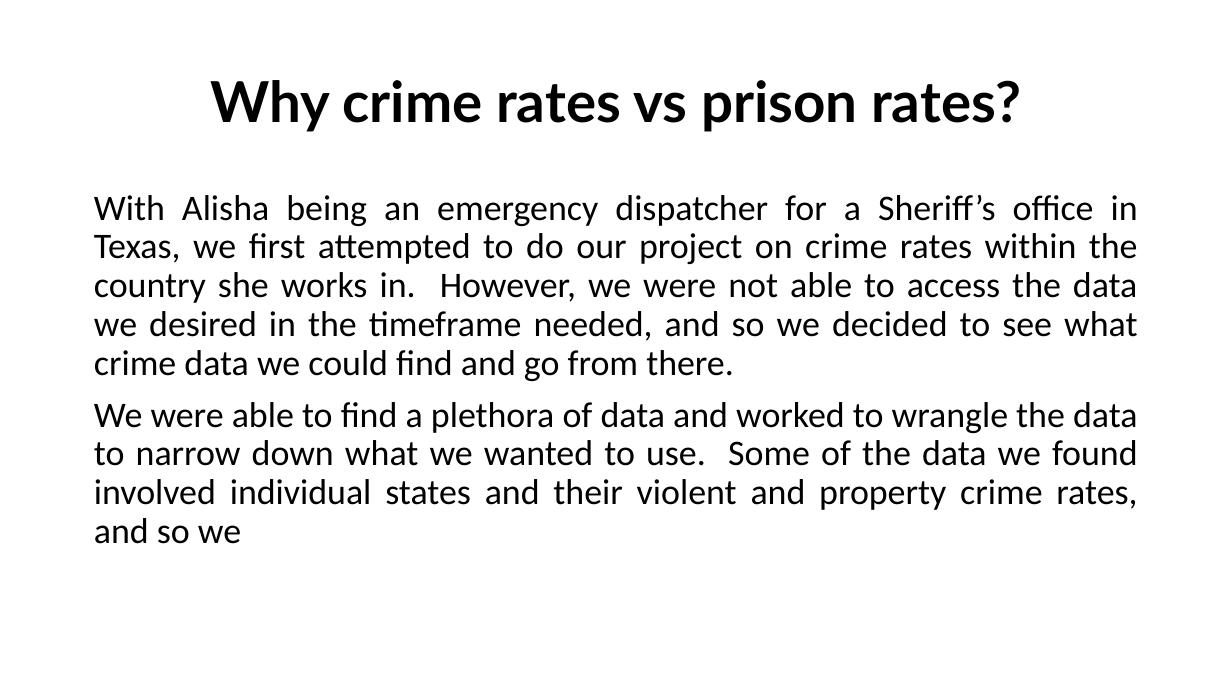
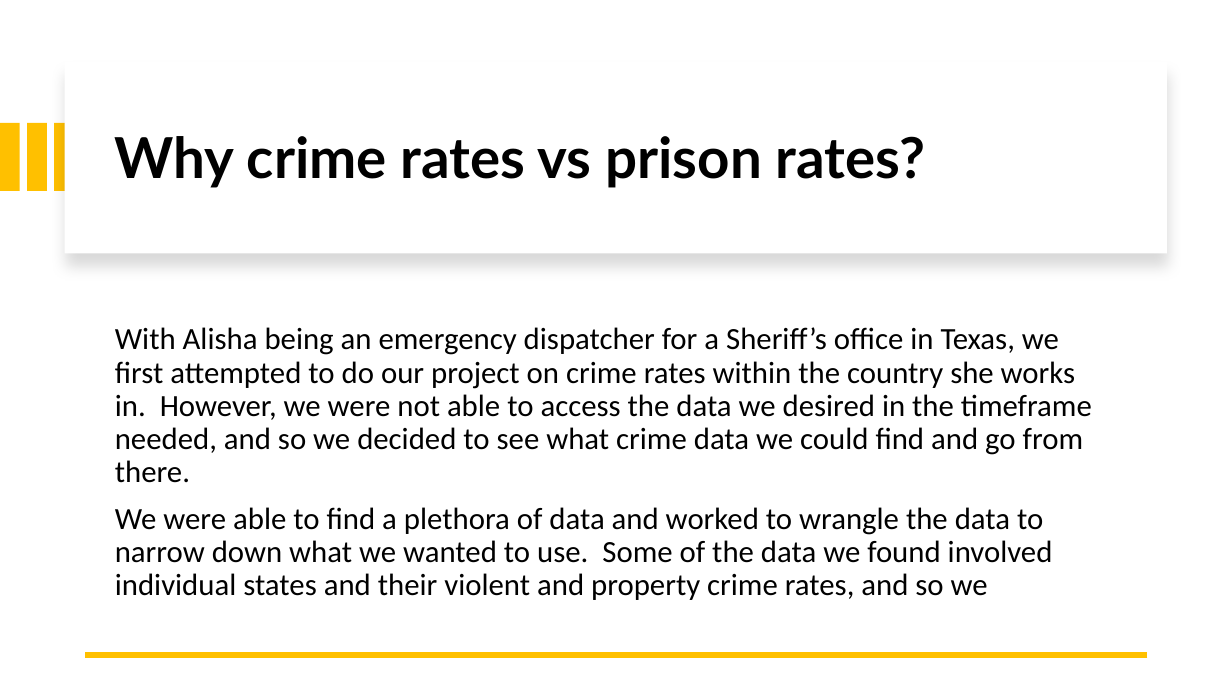
Before and after one commit to Mt122606/Curous-Conquers-, a slide deck: slide 5 of CuriousConquersProject/ProjectPowerpoint.pptx. Drawn at 1232x693 pixels with LibreOffice and Linux fonts; fonts in the diff are those of the drawing. Boxes give left, top, right and bottom in pixels: in the first picture for what was removed or moved away, otherwise in the second. Text is boxed around its words. In the diff, an @@ line names an element or a change of style, - is before the commit and + after.

```diff
--- a/CuriousConquersProject/ProjectPowerpoint.pptx
+++ b/CuriousConquersProject/ProjectPowerpoint.pptx
@@ rectangle added at [65,62,1167,253], fill #FFFFFF @@
@@ title "Why crime rates vs prison ...": place and size @@
-title "Why crime rates vs prison ..." at [210,80,1021,132]
+title "Why crime rates vs prison ..." at [115,136,926,188]
@@ title "Why crime rates vs prison ..." at [115,136,926,188]: alignment centre to left @@
@@ rectangle added at [0,123,19,191], fill #FFC000 @@
@@ rectangle added at [27,123,46,191], fill #FFC000 @@
@@ rectangle added at [55,123,74,191], fill #FFC000 @@
@@ text "With Alisha being an emergency ...": place and size @@
-text "With Alisha being an emergency ..." at [94,195,1138,544]
+text "With Alisha being an emergency ..." at [115,327,1092,600]
@@ text "With Alisha being an emergency ..." at [115,327,1092,600]: size 28 to 24 pt; alignment justified to left; vertical alignment top to middle @@
@@ line added from (1148, 655) to (85, 655), #FFC000 4.5 pt @@
```
Also in this commit, not shown: 6 other slides changed, 6 slides added, 1 slide removed.
